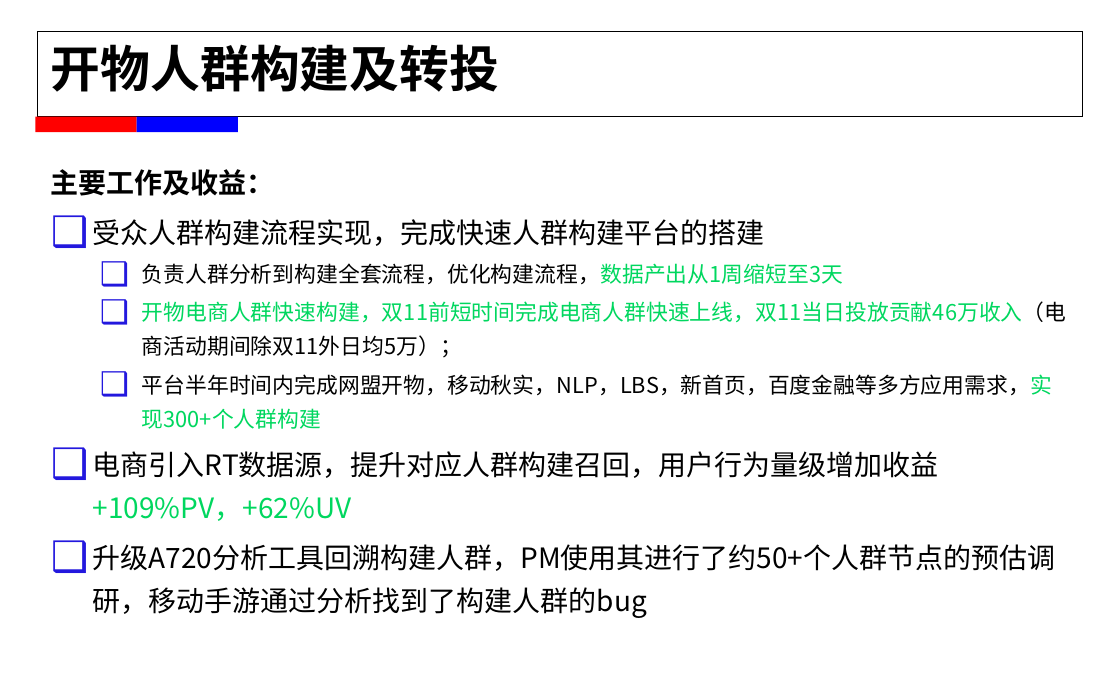
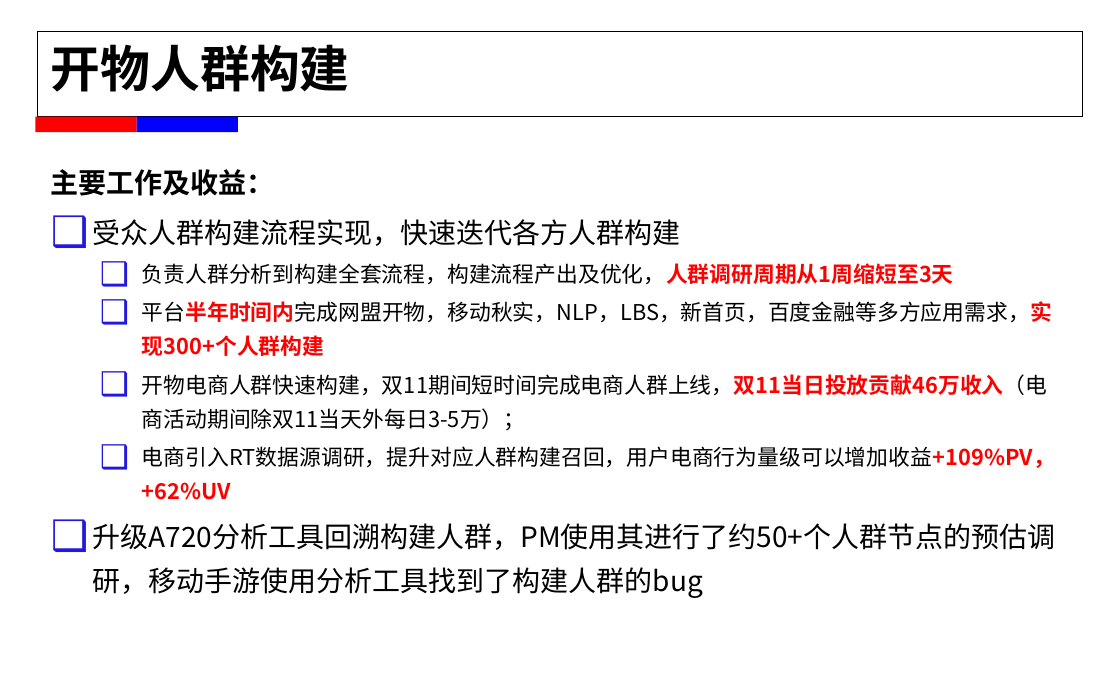
Before and after one commit to alexxyjiang/baidu-tech-report, a slide deck: slide 4 of For T5/蒋学渊_2015年春工作述职.pptx. Drawn at 1120x700 pixels with LibreOffice and Linux fonts; fonts in the diff are those of the drawing; background and template pictures are left out. Boxes give left, top, right and bottom in pixels: in the first picture for what was removed or moved away, otherwise in the second. Text is boxed around its words. In the diff, an @@ line names an element or a change of style, - is before the commit and + after.

```diff
--- a/For T5/蒋学渊_2015年春工作述职.pptx
+++ b/For T5/蒋学渊_2015年春工作述职.pptx
@@ title at (51, 44, 350, 92): text changed @@
-开物人群构建及转投
+开物人群构建
@@ text at (93, 219, 954, 284): text changed @@
-  ❑ 受众人群构建流程实现，完成快速人群构建平台的搭建
-    ❑ 负责人群分析到构建全套流程，优化构建流程，数据产出从1周缩短至3天
-    ❑ 开物电商人群快速构建，双11前短时间完成电商人群快速上线，双11当日投放贡献46万收入（电商活动期间除双11外日均5万）；
+  ❑ 受众人群构建流程实现，快速迭代各方人群构建
+    ❑ 负责人群分析到构建全套流程，构建流程产出及优化，人群调研周期从1周缩短至3天
@@ text at (142, 301, 1052, 356): text colour #000000 to #FF0000, text colour #00D75F to #FF0000, bold on in "平台半年时间内完成网盟开物，移动秋实，NLP，LBS，新首页，百度金融等多方应用需求，实现300+个人群构建" @@
@@ text at (93, 374, 1056, 598): text changed; size 18 to 14 pt @@
-  ❑ 电商引入RT数据源，提升对应人群构建召回，用户行为量级增加收益+109%PV，+62%UV
-  ❑ 升级A720分析工具回溯构建人群，PM使用其进行了约50+个人群节点的预估调研，移动手游通过分析找到了构建人群的bug
+    ❑ 开物电商人群快速构建，双11期间短时间完成电商人群上线，双11当日投放贡献46万收入（电商活动期间除双11当天外每日3-5万）；
+    ❑ 电商引入RT数据源调研，提升对应人群构建召回，用户电商行为量级可以增加收益+109%PV，+62%UV
+  ❑ 升级A720分析工具回溯构建人群，PM使用其进行了约50+个人群节点的预估调研，移动手游使用分析工具找到了构建人群的bug
```
Also in this commit, not shown: 7 other slides changed, 2 slides added, 3 slides removed, 2 other files.
